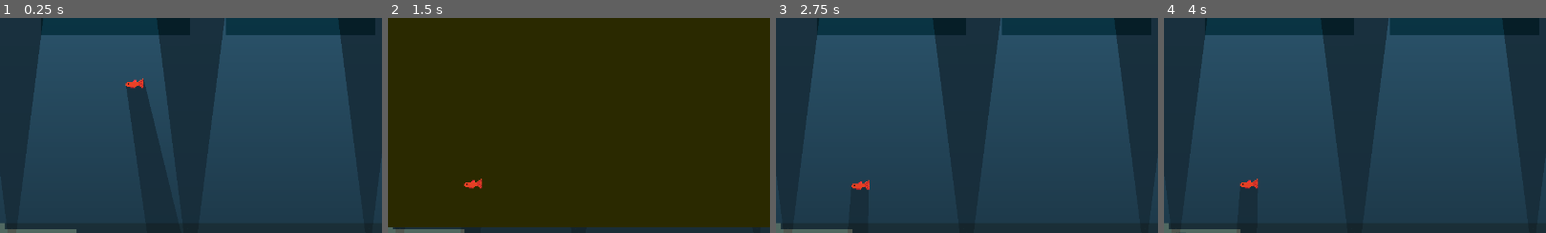
Above: before the commit, frames 1-4 (left to right).
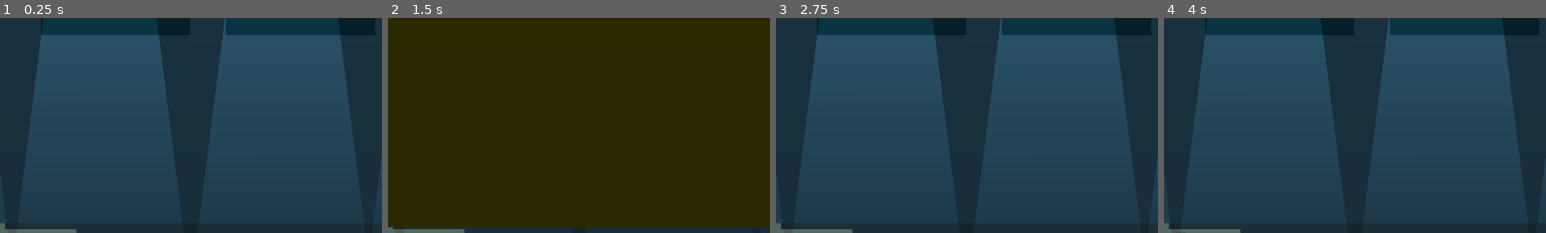
Above: after the commit, the same moments.

Repository: adrientremblay/ld56
Game: Godot game, scene res://scenes/game_screen.tscn
The game is run twice, just before and just after one commit, with the same random seed, the same clock (stepped at 60 frames per second) and the same inputs.
Inputs:
- Up to frame 1 (0.25 s): no input
- Up to frame 2 (1.5 s): click "Buy Creatures" at 0.5 s; click "buy snail" at 1.25 s
- Up to frame 3 (2.75 s): click "Buy Creatures" at 2 s
- Up to frame 4 (4 s): click "Buy Creatures" at 2.75 s; click "Accept" at 3.5 s
The pictures show only the part of the screen within x 25-75%, y 34-84%; the shares and areas given below are measured in that part.

The runs differ from the first frame. In frame 1, 2.0% of the frame differs, in the area x 32-43%, y 28-65%; in frame 2, 0.2%; in frame 3, 0.1%; in frame 4, 0.2%.

Commit message:
Implemented basic functions so that water creatures conform to Creature API

Diff:
--- a/scenes/game_screen.tscn
+++ b/scenes/game_screen.tscn
@@ -12,7 +12,6 @@
 [ext_resource type="Script" path="res://scenes/ContractMenu.gd" id="8_u3xyv"]
 [ext_resource type="PackedScene" uid="uid://83gh73m2e22b" path="res://scenes/contract.tscn" id="10_j63wu"]
 [ext_resource type="AudioStream" uid="uid://b1ff8obdl5xsk" path="res://assets/audio/theme_song.mp3" id="12_x36kj"]
-[ext_resource type="PackedScene" uid="uid://bx2cxds4tduly" path="res://scenes/water_creature.tscn" id="13_kriy5"]
 
 [sub_resource type="NavigationPolygon" id="NavigationPolygon_w865j"]
 vertices = PackedVector2Array(1043, 610, 1080, 378, 1143, 582, 436, 593, 476, 369, 551, 604, 741, 607, 783, 375, 858, 6 …(263 unchanged characters)…
@@ -272,9 +271,6 @@
 [node name="Node2D" type="Node2D" parent="."]
 position = Vector2(1200, 577)
 
-[node name="WaterCreature" parent="." instance=ExtResource("13_kriy5")]
-position = Vector2(565, 315)
-
 [connection signal="pressed" from="UI/CreatureButton" to="UI" method="_on_creature_button_pressed"]
 [connection signal="pressed" from="UI/CreatureMenu/BoxContainer/BuySnail" to="." method="_on_buy_snail_pressed"]
 [connection signal="contract_menu_opened" from="UI/ContractMenu" to="UI" method="_on_contract_menu_contract_menu_opened"]
--- a/scripts/water_creature.gd
+++ b/scripts/water_creature.gd
@@ -7,6 +7,7 @@
 var movement_speed: float = 150.0
 
 var target_position: Vector2
+var target_corpse: Corpse
 
 func _ready() -> void:
 	change_idle_position()
@@ -19,12 +20,19 @@
 	move_and_slide()
 
 func change_idle_position() -> void:
-	target_position = WATER_TOP_LEFT_POS + (randf()*AQUARIUM_Y_VECTOR) + (randf()*AQUARIUM_X_VECTOR)
+	set_movement_target(WATER_TOP_LEFT_POS + (randf()*AQUARIUM_Y_VECTOR) + (randf()*AQUARIUM_X_VECTOR))
+
+func _on_idle_position_timer_timeout() -> void:
+	change_idle_position()
+
+func set_target(corpse):
+	self.target_corpse = corpse
+	set_movement_target(corpse.position)
+
+func set_movement_target(target_pos: Vector2):
+	self.target_position = target_pos
 	var dir = target_position - self.position
 	if (dir.x > 0):
 		$Sprite2D.flip_h = true
 	else:
 		$Sprite2D.flip_h = false
-
-func _on_idle_position_timer_timeout() -> void:
-	change_idle_position()
Not shown: 1 places in scenes/game_screen.tscn that only renumber resources
